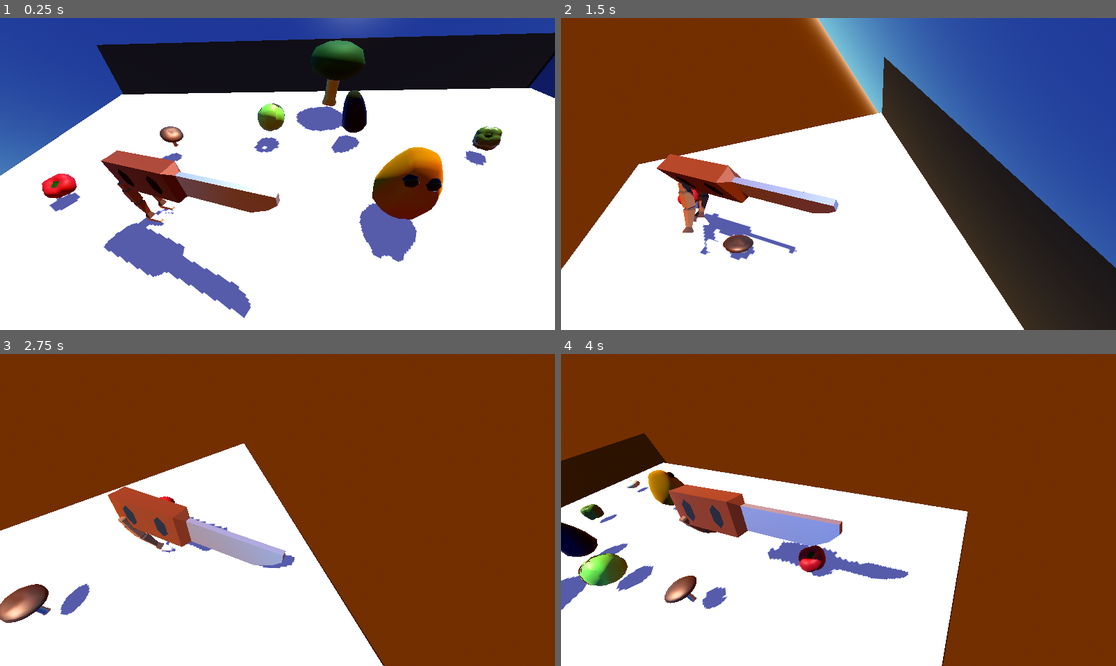
Above: before the commit, frames 1-4 (two rows, left to right).
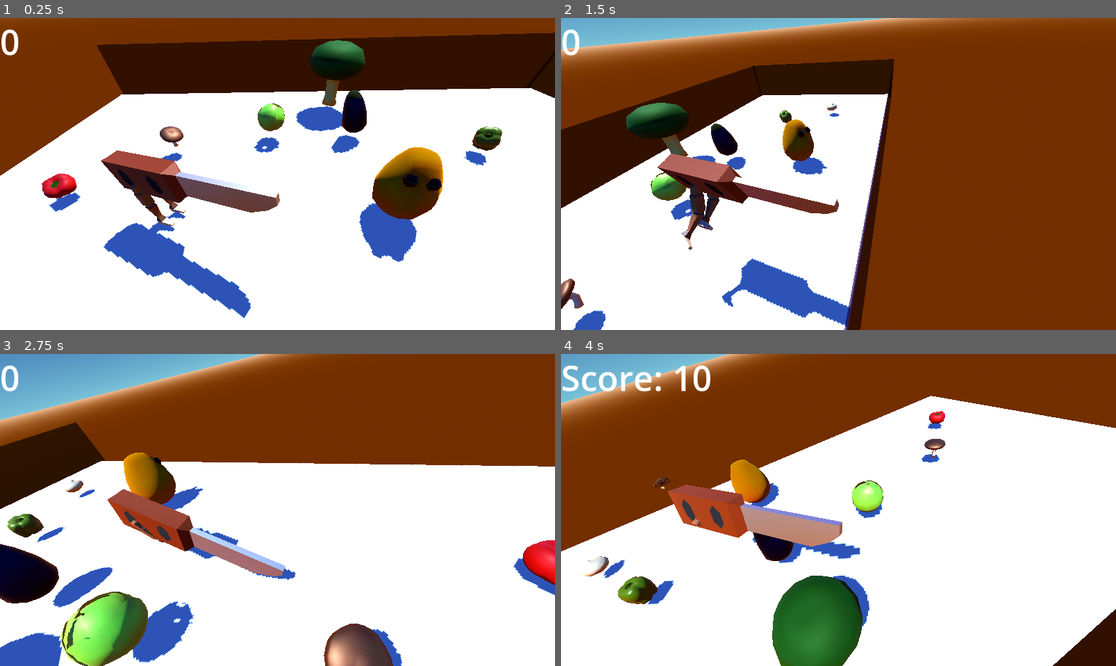
Above: after the commit, the same moments.

Repository: picklefarmer/Vegetable-Dance
Game: Godot game, scene res://Main.tscn
Same seed, same stepped clock (60 frames per second), same inputs: the game is played once before the commit and once after it.
Inputs:
- Up to frame 1 (0.25 s): no input
- Up to frame 2 (1.5 s): tap Enter (ui_accept) at 0.5, 0.77 s; hold E (rotateL, bound only after the commit) 0.53-1.28 s; hold Up (ui_up) from 0.53 s (still down); tap Q (rotateL, bound only before the commit) at 1.35 s
- Up to frame 3 (2.75 s): tap Enter (ui_accept) at 1.52 s; release Up (ui_up) at 2.03 s; hold Left (ui_left) from 2.03 s (still down); hold E (rotateL, bound only after the commit) from 2.03 s (still down)
- Up to frame 4 (4 s): release E (rotateL, bound only after the commit) at 2.78 s; tap Q (rotateL, bound only before the commit) at 2.85 s; tap Enter (ui_accept) at 3.02, 3.77 s; release Left (ui_left) at 3.53 s; hold Down (ui_down) from 3.53 s (still down); hold E (rotateL, bound only after the commit) from 3.53 s (still down)

The runs differ from the first frame. In frame 1, 34% of the frame differs, in the area x 0-100%, y 0-97%; in frame 2, 71%, in the area x 0-100%, y 0-100%; in frame 3, 53%; in frame 4, 54%.

Commit message:
Score system

Diff:
--- a/Main.tscn
+++ b/Main.tscn
@@ -29,7 +29,6 @@
 background_mode = 2
 background_energy_multiplier = 0.87
 sky = SubResource("Sky_glv2v")
-sky_rotation = Vector3(-1.07861, 0, 0)
 tonemap_mode = 2
 
 [sub_resource type="BoxShape3D" id="BoxShape3D_glv2v"]
--- a/knife.gd
+++ b/knife.gd
@@ -71,8 +71,9 @@
 	start.y = position.y + 3
 	thrown.position = start
 
+	var score = int($Empty/Camera3D/Label.text) + 5
 
-
+	$Empty/Camera3D/Label.text = "Score: "+str(score)
 	get_tree().root.add_child(thrown)
 	thrown.scale = Vector3.ONE * randf_range(1,0)
 	#print(forward*50, "thrown")
--- a/knife.tscn
+++ b/knife.tscn
@@ -299,8 +299,14 @@
 [node name="Camera3D" type="Camera3D" parent="Empty"]
 transform = Transform3D(0.923127, -0.161415, 0.348973, -0.118821, 0.743426, 0.658179, -0.365676, -0.649048, 0.667097, 17.8511, 10.5687, 6.57811)
 
+[node name="Label" type="Label" parent="Empty/Camera3D"]
+offset_right = 41.0
+offset_bottom = 99.0
+theme_override_font_sizes/font_size = 72
+text = "0"
+
 [node name="legs" type="Node3D" parent="Empty"]
-transform = Transform3D(1.5, 0, 0, 0, 1.5, 0, 0, 0, 1.5, 1.26405, -0.527983, 0)
+transform = Transform3D(1.5, 0, 0, 0, 1.5, 0, 0, 0, 1.5, 2.70329, -0.527983, 0)
 
 [node name="Armature" type="Node3D" parent="Empty/legs"]
 transform = Transform3D(0, 0, 1, 0, 1, 0, -1, 0, 0, 0, 0, 0)
--- a/project.godot
+++ b/project.godot
@@ -56,12 +56,12 @@
 }
 rotateL={
 "deadzone": 0.2,
-"events": [Object(InputEventKey,"resource_local_to_scene":fa …(140 unchanged characters)… d":false,"keycode":0,"physical_keycode":81,"key_label":0,"unicode":113,"location":0,"echo":false,"script":null)
+"events": [Object(InputEventKey,"resource_local_to_scene":fa …(140 unchanged characters)… d":false,"keycode":0,"physical_keycode":69,"key_label":0,"unicode":101,"location":0,"echo":false,"script":null)
 ]
 }
 rotateR={
 "deadzone": 0.2,
-"events": [Object(InputEventKey,"resource_local_to_scene":fa …(140 unchanged characters)… d":false,"keycode":0,"physical_keycode":69,"key_label":0,"unicode":101,"location":0,"echo":false,"script":null)
+"events": [Object(InputEventKey,"resource_local_to_scene":fa …(140 unchanged characters)… d":false,"keycode":0,"physical_keycode":81,"key_label":0,"unicode":113,"location":0,"echo":false,"script":null)
 ]
 }
 
Not shown, changed: export_presets.cfg
